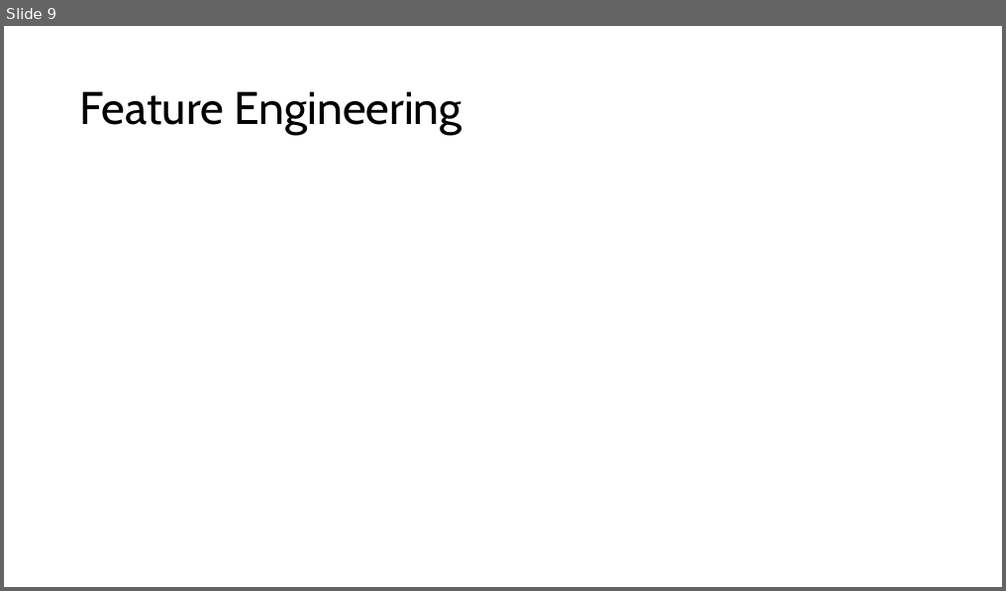
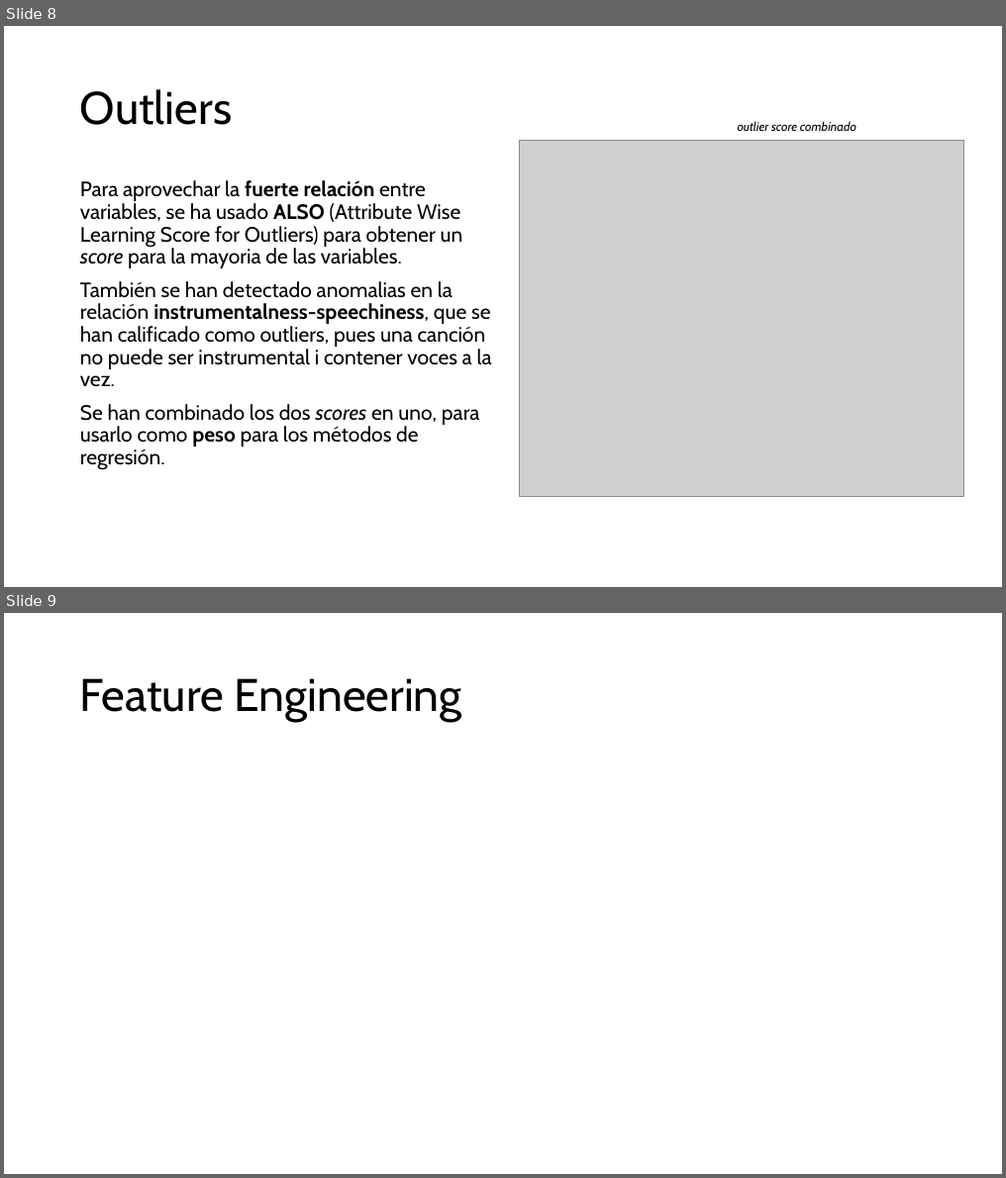
Before and after one commit to benet1one/Mineria, a slide deck: Report_new.pptx. Shown one above the other, each under a label of ours: slide 9 before the commit, slides 8 and 9 after it. The pictures are 1006x591 and 1006x1178 pixels, drawn with LibreOffice and Linux fonts; fonts in the diff are those of the drawing; grey boxes stand for pictures. Boxes give left, top, right and bottom in pixels: in the first picture for what was removed or moved away, otherwise in the second. Text is boxed around its words. In the diff, an @@ line names an element or a change of style, - is before the commit and + after.

Commit message:
Added missings and outliers again

```diff
--- a/Report_new.pptx
+++ b/Report_new.pptx
@@ slide 8 added at (x1=4, y1=26, x2=1002, y2=587), background #FFFFFF @@
@@ title added at (x1=80, y1=89, x2=232, y2=125), 44 pt, text #000000 @@
+Outliers
@@ picture added at (x1=519, y1=140, x2=963, y2=497) @@
@@ text added at (x1=738, y1=121, x2=856, y2=131), 12 pt, text #000000, italic @@
+outlier score combinado
@@ text added at (x1=80, y1=180, x2=492, y2=471), 20 pt, text #000000 @@
+Para aprovechar la fuerte relación entre variables, se ha usado ALSO (Attribute Wise Learning Score for Outliers) para obtener un score para la mayoria de las variables.
+También se han detectado anomalias en la relación instrumentalness-speechiness, que se han calificado como outliers, pues una canción no puede ser instrumental i contener voces a la vez.
+Se han combinado los dos scores en uno, para usarlo como peso para los métodos de regresión.
```
Also in this commit, not shown: 1 other slide added, 2 slides removed.
